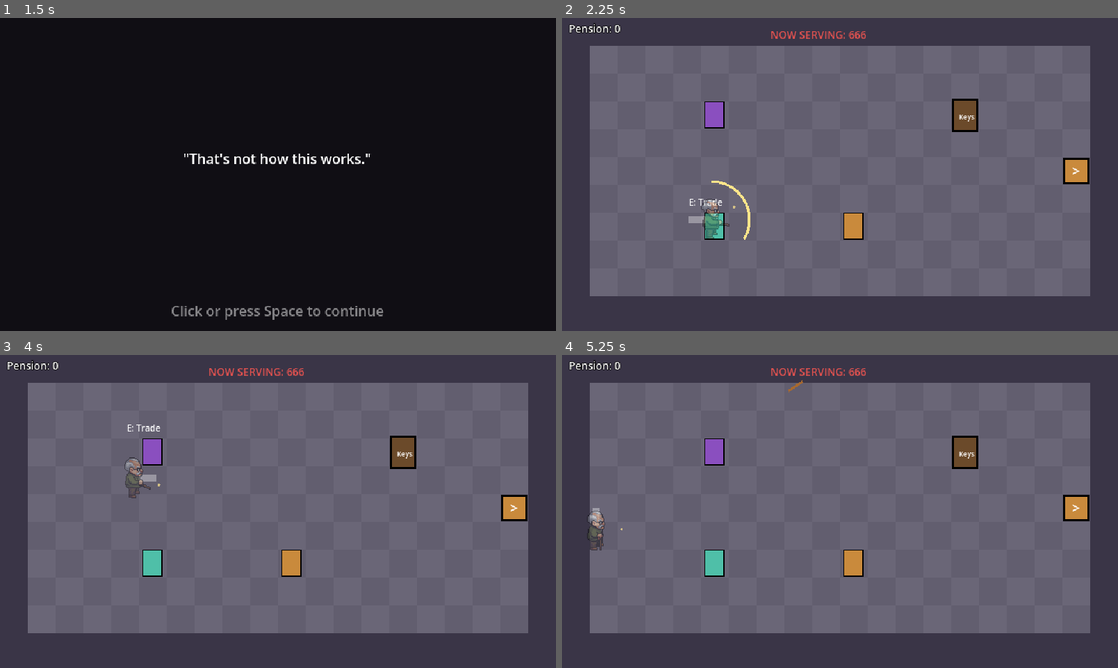
Above: before the commit, frames 1-4 (two rows, left to right).
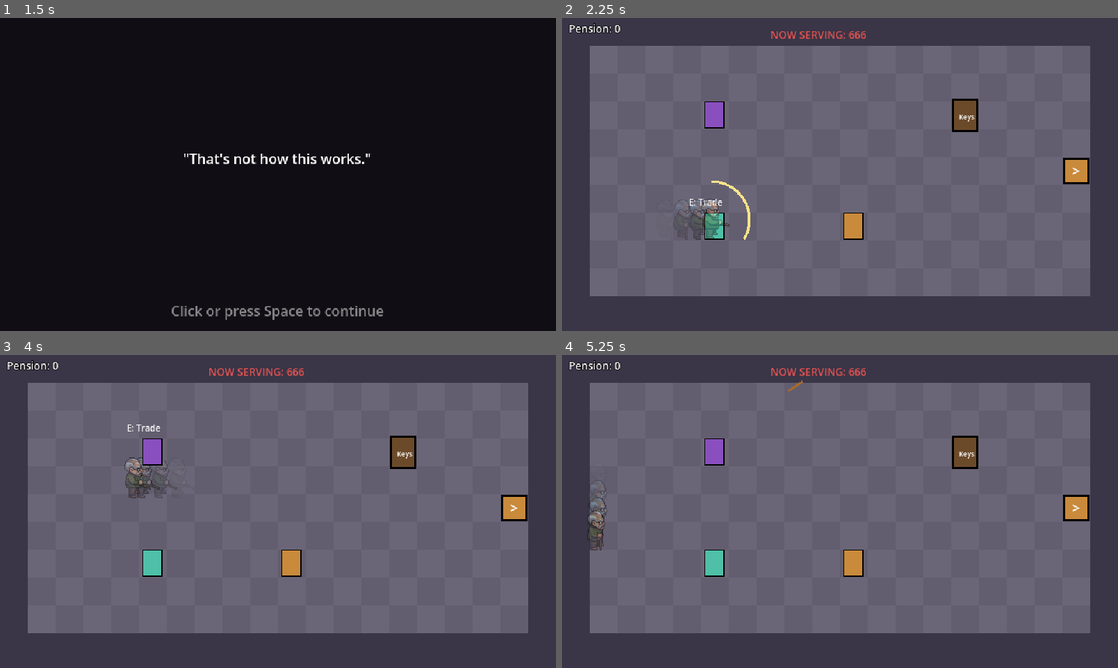
Above: after the commit, the same moments.

Repository: B1nKaTa/game
Game: Godot game, scene res://scenes/boot.tscn
Same seed, same stepped clock (60 frames per second), same inputs: the game is played once before the commit and once after it.
Inputs (mouse positions are in pixels of both pictures, inside the frame that each line leads up to):
- Up to frame 1 (1.5 s): tap Space (dodge) at 0.5 s; move the mouse to (400, 158) at 0.52 s; hold D (move_right) 0.53-1.28 s; hold Space (dodge) 0.53-1.28 s; click (400, 158) at 0.67 s; tap Enter (ui_accept) at 0.77 s; move the mouse to (166, 190) at 1.27 s; hold S (move_down) from 1.28 s (still down); click (166, 190) at 1.35 s
- Up to frame 2 (2.25 s): tap Enter (ui_accept) at 1.52 s; tap Space (dodge) at 1.55 s; move the mouse to (895, 105) at 2.02 s; release S (move_down) at 2.03 s; hold D (move_right) from 2.03 s (still down); hold Space (dodge) from 2.03 s (still down); tap Q (bomb) at 2.1 s; click (895, 105) at 2.17 s
- Up to frame 3 (4 s): move the mouse to (250, 574) at 2.77 s; release D (move_right) at 2.78 s; release Space (dodge) at 2.78 s; hold W (move_up) 2.78-3.53 s; tap Space (dodge) at 2.85, 3.8 s; click (250, 574) at 2.92 s; tap Enter (ui_accept) at 3.02, 3.77 s; move the mouse to (444, 558) at 3.52 s; hold A (move_left) from 3.53 s (still down); hold E (interact) from 3.53 s (still down); click (444, 558) at 3.67 s
- Up to frame 4 (5.25 s): move the mouse to (673, 464) at 4.27 s; release E (interact) at 4.28 s; right-click (673, 464) at 4.35 s; click (673, 464) at 4.42 s; tap Enter (ui_accept) at 4.52 s; tap Space (dodge) at 4.55 s; move the mouse to (867, 511) at 5.02 s; release A (move_left) at 5.03 s; hold S (move_down) from 5.03 s (still down); hold Space (dodge) from 5.03 s (still down); tap 1 at 5.1 s; click (867, 511) at 5.17 s

Frame 1 is identical in both runs. In frame 2, 0.2% of the frame differs, in the area x 22-32%, y 58-71%; in frame 3, 0.2%, in the area x 23-32%, y 32-46%; in frame 4, 0.1%.

Commit message:
Replace the aim dot and dodge bar
The dot could read as a trail behind Grandpa, so a crosshair at the mouse
replaces it and the pointer on the floor. Dodges now leave fading copies of
the sprite instead of a white bar. This has not been run yet.

Co-Authored-By: Claude Opus 5.5 <noreply@anthropic.com>

Diff:
--- a/scripts/actors/player.gd
+++ b/scripts/actors/player.gd
@@ -22,10 +22,14 @@
 const SPRITE_FEET_Y := 23.0
 const FEET_BOX_SIZE := Vector2(14, 12)
 const FEET_OFFSET := Vector2(0, 17)
-const AIM_MARK_DISTANCE := 30.0
-const AIM_MARK_COLOR := Color(1.0, 0.9, 0.55, 0.7)
+const CROSSHAIR_GAP := 3.0
+const CROSSHAIR_REACH := 8.0
+const CROSSHAIR_COLOR := Color(1.0, 0.9, 0.55, 0.95)
+const GHOST_EVERY := 0.05
 
 var run: RunState
+var show_crosshair := false
+var _ghost_left := 0.0
 var _combo := CaneCombo.new()
 var _charge := ChargeSwing.new()
 var _cane := CaneThrow.new()
@@ -40,6 +44,14 @@
 
 static func arrival_position(cell: Vector2i) -> Vector2:
 	return RoomBackdrop.cell_center(cell) - FEET_OFFSET
+
+
+static func crosshair_lines(center: Vector2) -> PackedVector2Array:
+	var points := PackedVector2Array()
+	for direction: Vector2 in [Vector2.UP, Vector2.DOWN, Vector2.LEFT, Vector2.RIGHT]:
+		points.append(center + direction * CROSSHAIR_GAP)
+		points.append(center + direction * CROSSHAIR_REACH)
+	return points
 
 
 func setup(run_state: RunState) -> void:
@@ -95,7 +107,22 @@
 	_handle_attacks()
 	_handle_bomb()
 	_handle_movement()
+	_leave_dodge_ghosts(delta)
 	queue_redraw()
+
+
+func _leave_dodge_ghosts(delta: float) -> void:
+	if not _dodge.is_active():
+		_ghost_left = 0.0
+		return
+	_ghost_left -= delta
+	if _ghost_left > 0.0 or get_parent() == null:
+		return
+	_ghost_left = GHOST_EVERY
+	var ghost := _visual.make_ghost()
+	if ghost != null:
+		get_parent().add_child(ghost)
+		ghost.global_position = global_position
 
 
 # Spending is left to whoever can place it, so the practice room never wastes one.
@@ -213,14 +240,17 @@
 
 
 func _draw() -> void:
-	if _dodge.is_active():
+	var has_art := _visual.has_art()
+	if _dodge.is_active() and not has_art:
 		draw_line(-_dodge_direction * 6.0, -_dodge_direction * 26.0, Color(1.0, 1.0, 1.0, 0.35), 8.0)
 	var swinging := _active_swing != null
 	var pointing := _active_swing.direction if swinging else _aim
-	if _visual.has_art():
-		draw_circle(pointing * AIM_MARK_DISTANCE, 1.5, AIM_MARK_COLOR)
-	elif _cane.is_held():
+	if not has_art and _cane.is_held():
 		draw_line(Vector2.ZERO, pointing * 20.0, Color("a8692f"), 3.0)
+	if show_crosshair:
+		var lines := crosshair_lines(get_local_mouse_position())
+		draw_multiline(lines, Color.BLACK, 3.0)
+		draw_multiline(lines, CROSSHAIR_COLOR, 1.0)
 	if swinging:
 		var center := _active_swing.direction.angle()
 		var half_angle := deg_to_rad(_active_swing.half_angle_deg)
--- a/scripts/scenes/floor_scene.gd
+++ b/scripts/scenes/floor_scene.gd
@@ -49,6 +49,8 @@
 	player.setup(_run)
 	player.died.connect(_on_player_died)
 	player.bomb_requested.connect(_on_bomb_requested)
+	player.show_crosshair = true
+	Input.mouse_mode = Input.MOUSE_MODE_HIDDEN
 	add_child(player)
 	_feedback.watch_player(player)
 	var glow := Lighting.make_light(Color(1.0, 0.85, 0.6), 0.7, 0.8)
@@ -122,6 +124,7 @@
 
 
 func _exit_tree() -> void:
+	Input.mouse_mode = Input.MOUSE_MODE_VISIBLE
 	# Rooms the player has left are out of the tree, so nothing else frees them.
 	for view: RoomView in _room_views.values():
 		if is_instance_valid(view) and not view.is_inside_tree():
--- /dev/null
+++ b/scripts/world/dodge_ghost.gd
@@ -0,0 +1,27 @@
+class_name DodgeGhost
+extends Sprite2D
+
+const FADE_TIME := 0.22
+const START_ALPHA := 0.45
+const TINT := Color(0.7, 0.85, 1.0)
+
+var _left := FADE_TIME
+
+
+static func alpha_at(left: float) -> float:
+	return START_ALPHA * clampf(left / FADE_TIME, 0.0, 1.0)
+
+
+func _ready() -> void:
+	# Behind Grandpa and above the floor.
+	z_index = -1
+	# A run ending mid-dodge disables the player, and the ghost must still finish fading.
+	process_mode = Node.PROCESS_MODE_ALWAYS
+	modulate = Color(TINT, alpha_at(_left))
+
+
+func _process(delta: float) -> void:
+	_left -= delta
+	modulate = Color(TINT, alpha_at(_left))
+	if _left <= 0.0:
+		queue_free()
--- a/scripts/world/sprite_visual.gd
+++ b/scripts/world/sprite_visual.gd
@@ -99,6 +99,18 @@
 	return _sprite != null and _sprite.visible
 
 
+# A copy of the current frame, for leaving behind during a dodge. Null without art.
+func make_ghost() -> DodgeGhost:
+	if not has_art():
+		return null
+	var ghost := DodgeGhost.new()
+	ghost.texture = _sprite.texture
+	ghost.hframes = _sprite.hframes
+	ghost.frame = _sprite.frame
+	ghost.flip_h = _sprite.flip_h
+	return ghost
+
+
 func set_facing_left(left: bool) -> void:
 	if _sprite != null:
 		_sprite.flip_h = left
--- /dev/null
+++ b/tests/test_dodge_look.gd
@@ -0,0 +1,42 @@
+extends TestCase
+
+
+func test_crosshair_has_four_lines_around_the_point() -> void:
+	var center := Vector2(100, 50)
+	var points := Player.crosshair_lines(center)
+	assert_eq(points.size(), 8, "two ends for each of four lines")
+	for point in points:
+		var distance := point.distance_to(center)
+		assert_true(distance >= Player.CROSSHAIR_GAP - 0.01, "leaves the middle clear")
+		assert_true(distance <= Player.CROSSHAIR_REACH + 0.01)
+
+
+func test_a_new_player_has_no_crosshair_until_asked() -> void:
+	var player := Player.new()
+	assert_false(player.show_crosshair, "menus still need the normal mouse pointer")
+	player.free()
+
+
+func test_ghost_starts_faint_and_fades_to_nothing() -> void:
+	assert_near(DodgeGhost.alpha_at(DodgeGhost.FADE_TIME), DodgeGhost.START_ALPHA)
+	assert_near(DodgeGhost.alpha_at(DodgeGhost.FADE_TIME / 2.0), DodgeGhost.START_ALPHA / 2.0)
+	assert_near(DodgeGhost.alpha_at(0.0), 0.0)
+	assert_near(DodgeGhost.alpha_at(-1.0), 0.0, "never goes negative")
+
+
+func test_a_visual_without_art_makes_no_ghost() -> void:
+	var visual := SpriteVisual.new()
+	visual.setup("no_such_art", Vector2(20, 24), Color.WHITE, 32)
+	assert_true(visual.make_ghost() == null)
+	visual.free()
+
+
+func test_ghost_timing_spawns_at_a_steady_rate() -> void:
+	var left := 0.0
+	var spawned := 0
+	for i in 12:
+		left -= 1.0 / 60.0
+		if left <= 0.0:
+			spawned += 1
+			left = Player.GHOST_EVERY
+	assert_true(spawned >= 3 and spawned <= 5, "a 0.2 second dodge leaves a few ghosts, had %d" % spawned)
Not shown, changed: docs/playtest-notes.md
Not shown, changed: docs/superpowers/plans/2026-11-02-next-rounds.md
